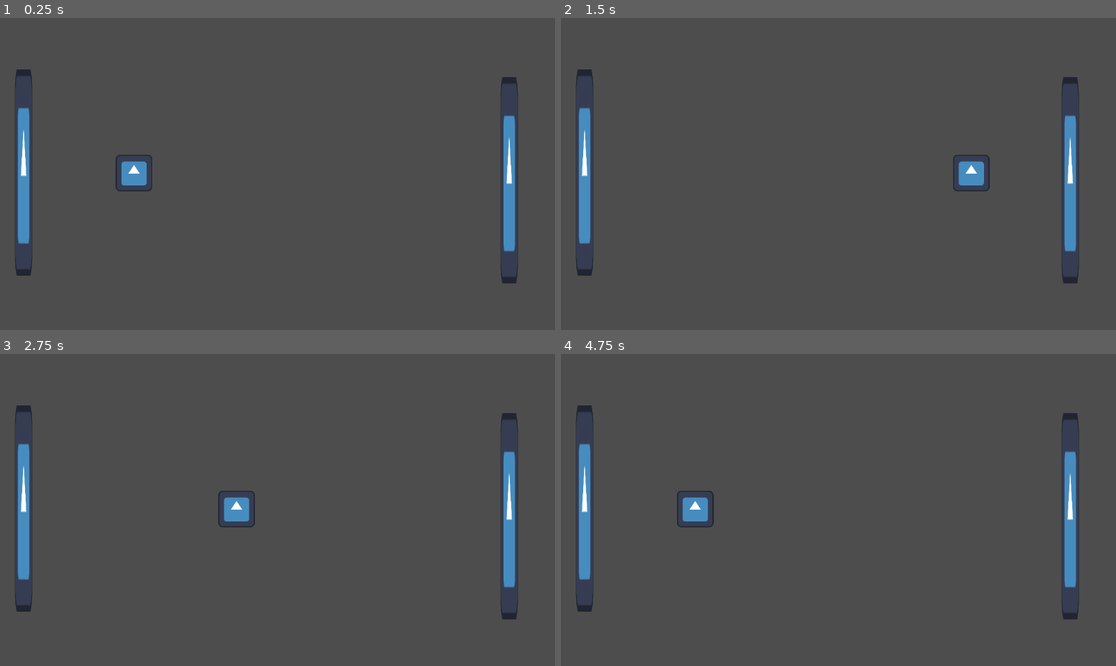
Above: before the commit, frames 1-4 (two rows, left to right).
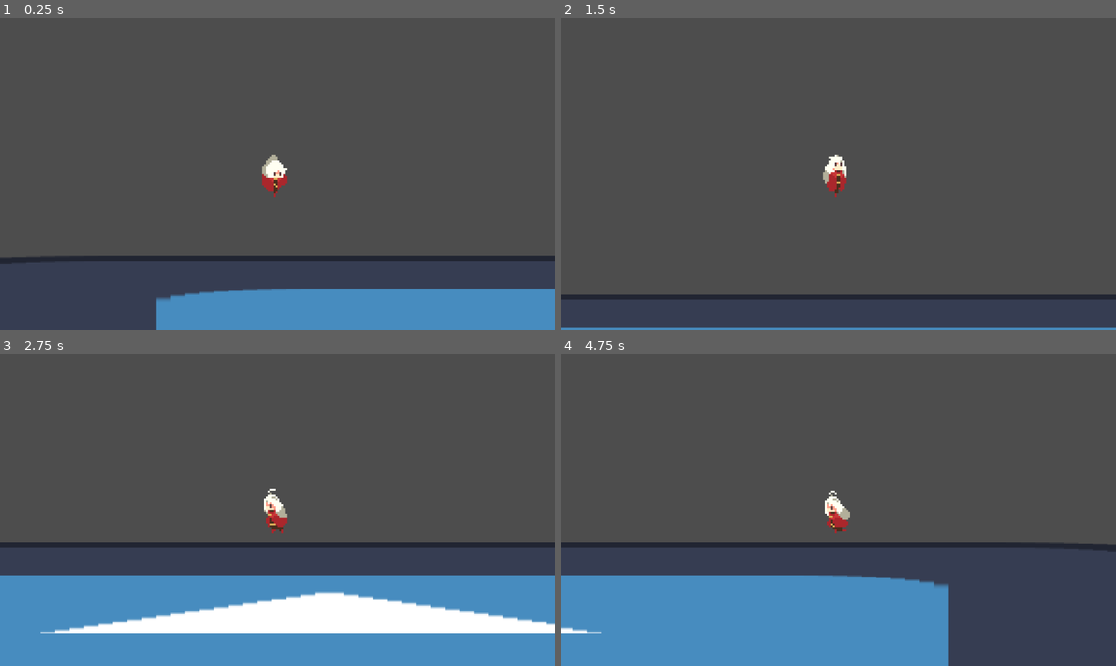
Above: after the commit, the same moments.

Repository: NoelKTheBest/orb-platformer
Game: Godot game, scene res://main.tscn
Two runs of this game, one before a commit and one after it. Both use one fixed random seed, a clock stepped at 60 frames per second and the inputs below. The engine's default icon, where the game draws it, is replaced by a stand-in: a white triangle on a blue panel in a dark square.
Inputs:
- Up to frame 1 (0.25 s): no input
- Up to frame 2 (1.5 s): tap Enter (ui_accept) at 0.5, 0.6, 0.77, 1.07, 1.35 s; hold Right (ui_right) from 0.53 s (still down)
- Up to frame 3 (2.75 s): tap Enter (ui_accept) at 1.52, 1.82, 2.1 s; release Right (ui_right) at 2.03 s; hold Left (ui_left) from 2.03 s (still down)
- Up to frame 4 (4.75 s): release Left (ui_left) at 2.78 s; hold Right (ui_right) 2.78-4.28 s; tap Enter (ui_accept) at 2.85, 3.02, 3.32, 3.6, 3.77, 4.07, 4.35, 4.52 s; hold Left (ui_left) from 4.28 s (still down)

The runs differ from the first frame. In frame 1, 14% of the frame differs, in the area x 0-100%, y 16-100%; in frame 2, 6.0%; in frame 3, 34%; in frame 4, 25%.

Commit message:
add enemy scene and red animations

Diff:
--- a/open-the-portal/Player.tscn
+++ /dev/null
@@ -1,14 +0,0 @@
-[gd_scene load_steps=2 format=3 uid="uid://c315v4sddvhwd"]
-
-[sub_resource type="CapsuleShape2D" id="CapsuleShape2D_g2dcj"]
-
-[node name="CharacterBody2D" type="CharacterBody2D"]
-
-[node name="CollisionShape2D" type="CollisionShape2D" parent="."]
-shape = SubResource("CapsuleShape2D_g2dcj")
-
-[node name="Sprite2D" type="Sprite2D" parent="."]
-
-[node name="AnimationPlayer" type="AnimationPlayer" parent="."]
-
-[node name="AnimationTree" type="AnimationTree" parent="."]
--- a/open-the-portal/main.tscn
+++ b/open-the-portal/main.tscn
@@ -1,7 +1,8 @@
-[gd_scene load_steps=7 format=3 uid="uid://c1dlu44lvgmwj"]
+[gd_scene load_steps=9 format=3 uid="uid://c1dlu44lvgmwj"]
 
-[ext_resource type="PackedScene" uid="uid://dmatmww6hklyv" path="res://orb.tscn" id="1_qgy8r"]
+[ext_resource type="PackedScene" uid="uid://dmatmww6hklyv" path="res://scenes/orb.tscn" id="1_qgy8r"]
 [ext_resource type="Texture2D" uid="uid://dct2g56wac3j3" path="res://icon.svg" id="1_wnmn8"]
+[ext_resource type="PackedScene" uid="uid://c315v4sddvhwd" path="res://scenes/Player.tscn" id="3_nk5g0"]
 
 [sub_resource type="PhysicsMaterial" id="PhysicsMaterial_woefi"]
 friction = 0.0
@@ -17,6 +18,8 @@
 [sub_resource type="PhysicsMaterial" id="PhysicsMaterial_d3q73"]
 friction = 0.0
 bounce = 1.0
+
+[sub_resource type="RectangleShape2D" id="RectangleShape2D_3cqfl"]
 
 [node name="Node2D" type="Node2D"]
 
@@ -53,8 +56,21 @@
 gravity_scale = 0.0
 contact_monitor = true
 max_contacts_reported = 1
-linear_velocity = Vector2(500, 0)
 launch_vector = Vector2(100, 0)
+
+[node name="StaticBody2D3" type="StaticBody2D" parent="."]
+position = Vector2(556, 579)
+scale = Vector2(48, 4.96)
+
+[node name="CollisionShape2D" type="CollisionShape2D" parent="StaticBody2D3"]
+shape = SubResource("RectangleShape2D_3cqfl")
+
+[node name="Sprite2D" type="Sprite2D" parent="StaticBody2D3"]
+scale = Vector2(0.15625, 0.144909)
+texture = ExtResource("1_wnmn8")
+
+[node name="CharacterBody2D" parent="." instance=ExtResource("3_nk5g0")]
+position = Vector2(289, 462)
 
 [connection signal="body_entered" from="RigidBody2D" to="RigidBody2D" method="_on_body_entered"]
 [connection signal="body_shape_entered" from="RigidBody2D" to="RigidBody2D" method="_on_body_shape_entered"]
--- a/open-the-portal/project.godot
+++ b/open-the-portal/project.godot
@@ -19,6 +19,14 @@
 
 window/size/initial_position_type=2
 
+[input]
+
+fire={
+"deadzone": 0.5,
+"events": [Object(InputEventKey,"resource_local_to_scene":false,"resource_name":"","device":-1,"window_id":0,"alt_pressed":false,"shift_pressed":false,"ctrl_pressed":false,"meta_pressed":false,"pressed":false,"keycode":0,"physical_keycode":70,"key_label":0,"unicode":102,"location":0,"echo":false,"script":null)
+]
+}
+
 [layer_names]
 
 2d_physics/layer_1="Player"
@@ -30,5 +38,6 @@
 
 [rendering]
 
+textures/canvas_textures/default_texture_filter=0
 renderer/rendering_method="gl_compatibility"
 renderer/rendering_method.mobile="gl_compatibility"
--- /dev/null
+++ b/open-the-portal/scenes/Player.tscn
@@ -0,0 +1,307 @@
+[gd_scene load_steps=15 format=3 uid="uid://c315v4sddvhwd"]
+
+[ext_resource type="Script" path="res://scripts/player.gd" id="1_ft8op"]
+[ext_resource type="Texture2D" uid="uid://cksgf4ashlugy" path="res://@Platformer/Idle.png" id="2_4sedk"]
+[ext_resource type="Texture2D" uid="uid://dfxqj7sv1fc7d" path="res://@Platformer/Walk.png" id="3_qyj3w"]
+[ext_resource type="Texture2D" uid="uid://bvppc2fb0sq4e" path="res://@Platformer/Bow Attack.png" id="4_us3ce"]
+[ext_resource type="Texture2D" uid="uid://dht3pa203ok2s" path="res://@Platformer/Jump.png" id="5_q4yl4"]
+[ext_resource type="Texture2D" uid="uid://clj2i4aoa50bj" path="res://@Platformer/Fall.png" id="6_4rwxk"]
+
+[sub_resource type="CapsuleShape2D" id="CapsuleShape2D_g2dcj"]
+height = 26.0
+
+[sub_resource type="Animation" id="Animation_g4peo"]
+length = 0.001
+tracks/0/type = "value"
+tracks/0/imported = false
+tracks/0/enabled = true
+tracks/0/path = NodePath("Sprite2D:texture")
+tracks/0/interp = 1
+tracks/0/loop_wrap = true
+tracks/0/keys = {
+"times": PackedFloat32Array(0),
+"transitions": PackedFloat32Array(1),
+"update": 1,
+"values": [ExtResource("2_4sedk")]
+}
+tracks/1/type = "value"
+tracks/1/imported = false
+tracks/1/enabled = true
+tracks/1/path = NodePath("Sprite2D:hframes")
+tracks/1/interp = 1
+tracks/1/loop_wrap = true
+tracks/1/keys = {
+"times": PackedFloat32Array(0),
+"transitions": PackedFloat32Array(1),
+"update": 1,
+"values": [5]
+}
+tracks/2/type = "value"
+tracks/2/imported = false
+tracks/2/enabled = true
+tracks/2/path = NodePath("Sprite2D:frame")
+tracks/2/interp = 1
+tracks/2/loop_wrap = true
+tracks/2/keys = {
+"times": PackedFloat32Array(0),
+"transitions": PackedFloat32Array(1),
+"update": 1,
+"values": [0]
+}
+tracks/3/type = "value"
+tracks/3/imported = false
+tracks/3/enabled = true
+tracks/3/path = NodePath("Sprite2D:position")
+tracks/3/interp = 1
+tracks/3/loop_wrap = true
+tracks/3/keys = {
+"times": PackedFloat32Array(0),
+"transitions": PackedFloat32Array(1),
+"update": 0,
+"values": [Vector2(0, 5)]
+}
+
+[sub_resource type="Animation" id="Animation_jxu04"]
+resource_name = "fall"
+length = 0.4
+loop_mode = 1
+tracks/0/type = "value"
+tracks/0/imported = false
+tracks/0/enabled = true
+tracks/0/path = NodePath("Sprite2D:texture")
+tracks/0/interp = 1
+tracks/0/loop_wrap = true
+tracks/0/keys = {
+"times": PackedFloat32Array(0),
+"transitions": PackedFloat32Array(1),
+"update": 1,
+"values": [ExtResource("6_4rwxk")]
+}
+tracks/1/type = "value"
+tracks/1/imported = false
+tracks/1/enabled = true
+tracks/1/path = NodePath("Sprite2D:hframes")
+tracks/1/interp = 1
+tracks/1/loop_wrap = true
+tracks/1/keys = {
+"times": PackedFloat32Array(0),
+"transitions": PackedFloat32Array(1),
+"update": 1,
+"values": [4]
+}
+tracks/2/type = "value"
+tracks/2/imported = false
+tracks/2/enabled = true
+tracks/2/path = NodePath("Sprite2D:frame")
+tracks/2/interp = 1
+tracks/2/loop_wrap = true
+tracks/2/keys = {
+"times": PackedFloat32Array(0, 0.1, 0.2, 0.3),
+"transitions": PackedFloat32Array(1, 1, 1, 1),
+"update": 1,
+"values": [0, 1, 2, 3]
+}
+
+[sub_resource type="Animation" id="Animation_2ke4t"]
+resource_name = "idle"
+length = 0.5
+loop_mode = 1
+tracks/0/type = "value"
+tracks/0/imported = false
+tracks/0/enabled = true
+tracks/0/path = NodePath("Sprite2D:texture")
+tracks/0/interp = 1
+tracks/0/loop_wrap = true
+tracks/0/keys = {
+"times": PackedFloat32Array(0),
+"transitions": PackedFloat32Array(1),
+"update": 1,
+"values": [ExtResource("2_4sedk")]
+}
+tracks/1/type = "value"
+tracks/1/imported = false
+tracks/1/enabled = true
+tracks/1/path = NodePath("Sprite2D:hframes")
+tracks/1/interp = 1
+tracks/1/loop_wrap = true
+tracks/1/keys = {
+"times": PackedFloat32Array(0),
+"transitions": PackedFloat32Array(1),
+"update": 1,
+"values": [5]
+}
+tracks/2/type = "value"
+tracks/2/imported = false
+tracks/2/enabled = true
+tracks/2/path = NodePath("Sprite2D:frame")
+tracks/2/interp = 1
+tracks/2/loop_wrap = true
+tracks/2/keys = {
+"times": PackedFloat32Array(0, 0.1, 0.2, 0.3, 0.4),
+"transitions": PackedFloat32Array(1, 1, 1, 1, 1),
+"update": 1,
+"values": [0, 1, 2, 3, 4]
+}
+tracks/3/type = "value"
+tracks/3/imported = false
+tracks/3/enabled = true
+tracks/3/path = NodePath("Sprite2D:position")
+tracks/3/interp = 1
+tracks/3/loop_wrap = true
+tracks/3/keys = {
+"times": PackedFloat32Array(0),
+"transitions": PackedFloat32Array(1),
+"update": 0,
+"values": [Vector2(0, 5)]
+}
+
+[sub_resource type="Animation" id="Animation_efl2j"]
+resource_name = "jump"
+length = 0.4
+loop_mode = 1
+tracks/0/type = "value"
+tracks/0/imported = false
+tracks/0/enabled = true
+tracks/0/path = NodePath("Sprite2D:texture")
+tracks/0/interp = 1
+tracks/0/loop_wrap = true
+tracks/0/keys = {
+"times": PackedFloat32Array(0),
+"transitions": PackedFloat32Array(1),
+"update": 1,
+"values": [ExtResource("5_q4yl4")]
+}
+tracks/1/type = "value"
+tracks/1/imported = false
+tracks/1/enabled = true
+tracks/1/path = NodePath("Sprite2D:hframes")
+tracks/1/interp = 1
+tracks/1/loop_wrap = true
+tracks/1/keys = {
+"times": PackedFloat32Array(0),
+"transitions": PackedFloat32Array(1),
+"update": 1,
+"values": [4]
+}
+tracks/2/type = "value"
+tracks/2/imported = false
+tracks/2/enabled = true
+tracks/2/path = NodePath("Sprite2D:frame")
+tracks/2/interp = 1
+tracks/2/loop_wrap = true
+tracks/2/keys = {
+"times": PackedFloat32Array(0, 0.1, 0.2, 0.3),
+"transitions": PackedFloat32Array(1, 1, 1, 1),
+"update": 1,
+"values": [0, 1, 2, 3]
+}
+
+[sub_resource type="Animation" id="Animation_fkivj"]
+resource_name = "run"
+length = 0.6
+loop_mode = 1
+tracks/0/type = "value"
+tracks/0/imported = false
+tracks/0/enabled = true
+tracks/0/path = NodePath("Sprite2D:texture")
+tracks/0/interp = 1
+tracks/0/loop_wrap = true
+tracks/0/keys = {
+"times": PackedFloat32Array(0),
+"transitions": PackedFloat32Array(1),
+"update": 1,
+"values": [ExtResource("3_qyj3w")]
+}
+tracks/1/type = "value"
+tracks/1/imported = false
+tracks/1/enabled = true
+tracks/1/path = NodePath("Sprite2D:hframes")
+tracks/1/interp = 1
+tracks/1/loop_wrap = true
+tracks/1/keys = {
+"times": PackedFloat32Array(0),
+"transitions": PackedFloat32Array(1),
+"update": 1,
+"values": [6]
+}
+tracks/2/type = "value"
+tracks/2/imported = false
+tracks/2/enabled = true
+tracks/2/path = NodePath("Sprite2D:frame")
+tracks/2/interp = 1
+tracks/2/loop_wrap = true
+tracks/2/keys = {
+"times": PackedFloat32Array(0, 0.1, 0.2, 0.3, 0.4, 0.5),
+"transitions": PackedFloat32Array(1, 1, 1, 1, 1, 1),
+"update": 1,
+"values": [0, 1, 2, 3, 4, 5]
+}
+
+[sub_resource type="Animation" id="Animation_aob03"]
+resource_name = "shoot_orb"
+length = 0.5
+tracks/0/type = "value"
+tracks/0/imported = false
+tracks/0/enabled = true
+tracks/0/path = NodePath("Sprite2D:texture")
+tracks/0/interp = 1
+tracks/0/loop_wrap = true
+tracks/0/keys = {
+"times": PackedFloat32Array(0),
+"transitions": PackedFloat32Array(1),
+"update": 1,
+"values": [ExtResource("4_us3ce")]
+}
+tracks/1/type = "value"
+tracks/1/imported = false
+tracks/1/enabled = true
+tracks/1/path = NodePath("Sprite2D:hframes")
+tracks/1/interp = 1
+tracks/1/loop_wrap = true
+tracks/1/keys = {
+"times": PackedFloat32Array(0),
+"transitions": PackedFloat32Array(1),
+"update": 1,
+"values": [5]
+}
+tracks/2/type = "value"
+tracks/2/imported = false
+tracks/2/enabled = true
+tracks/2/path = NodePath("Sprite2D:frame")
+tracks/2/interp = 1
+tracks/2/loop_wrap = true
+tracks/2/keys = {
+"times": PackedFloat32Array(0, 0.1, 0.2, 0.3, 0.4),
+"transitions": PackedFloat32Array(1, 1, 1, 1, 1),
+"update": 1,
+"values": [0, 1, 2, 3, 4]
+}
+
+[sub_resource type="AnimationLibrary" id="AnimationLibrary_wdrn2"]
+_data = {
+"RESET": SubResource("Animation_g4peo"),
+"fall": SubResource("Animation_jxu04"),
+"idle": SubResource("Animation_2ke4t"),
+"jump": SubResource("Animation_efl2j"),
+"run": SubResource("Animation_fkivj"),
+"shoot orb": SubResource("Animation_aob03")
+}
+
+[node name="CharacterBody2D" type="CharacterBody2D"]
+script = ExtResource("1_ft8op")
+
+[node name="CollisionShape2D" type="CollisionShape2D" parent="."]
+shape = SubResource("CapsuleShape2D_g2dcj")
+
+[node name="Sprite2D" type="Sprite2D" parent="."]
+position = Vector2(0, 5)
+texture = ExtResource("6_4rwxk")
+hframes = 4
+
+[node name="AnimationPlayer" type="AnimationPlayer" parent="."]
+libraries = {
+"Player_Movement": SubResource("AnimationLibrary_wdrn2")
+}
+
+[node name="Camera2D" type="Camera2D" parent="."]
+zoom = Vector2(4, 4)
--- /dev/null
+++ b/open-the-portal/scenes/TestEnemy.tscn
@@ -0,0 +1,311 @@
+[gd_scene load_steps=15 format=3 uid="uid://b2ius7ny1cpy5"]
+
+[ext_resource type="Texture2D" uid="uid://cksgf4ashlugy" path="res://@Platformer/Idle.png" id="2_yv8y2"]
+[ext_resource type="Texture2D" uid="uid://dfxqj7sv1fc7d" path="res://@Platformer/Walk.png" id="3_7ckaw"]
+[ext_resource type="Texture2D" uid="uid://bvppc2fb0sq4e" path="res://@Platformer/Bow Attack.png" id="4_fae76"]
+[ext_resource type="Texture2D" uid="uid://dht3pa203ok2s" path="res://@Platformer/Jump.png" id="5_mfgkr"]
+[ext_resource type="Texture2D" uid="uid://clj2i4aoa50bj" path="res://@Platformer/Fall.png" id="6_1sm64"]
+
+[sub_resource type="CapsuleShape2D" id="CapsuleShape2D_g2dcj"]
+height = 26.0
+
+[sub_resource type="Animation" id="Animation_2ke4t"]
+resource_name = "idle"
+length = 0.5
+loop_mode = 1
+tracks/0/type = "value"
+tracks/0/imported = false
+tracks/0/enabled = true
+tracks/0/path = NodePath("Sprite2D:texture")
+tracks/0/interp = 1
+tracks/0/loop_wrap = true
+tracks/0/keys = {
+"times": PackedFloat32Array(0),
+"transitions": PackedFloat32Array(1),
+"update": 1,
+"values": [ExtResource("2_yv8y2")]
+}
+tracks/1/type = "value"
+tracks/1/imported = false
+tracks/1/enabled = true
+tracks/1/path = NodePath("Sprite2D:hframes")
+tracks/1/interp = 1
+tracks/1/loop_wrap = true
+tracks/1/keys = {
+"times": PackedFloat32Array(0),
+"transitions": PackedFloat32Array(1),
+"update": 1,
+"values": [5]
+}
+tracks/2/type = "value"
+tracks/2/imported = false
+tracks/2/enabled = true
+tracks/2/path = NodePath("Sprite2D:frame")
+tracks/2/interp = 1
+tracks/2/loop_wrap = true
+tracks/2/keys = {
+"times": PackedFloat32Array(0, 0.1, 0.2, 0.3, 0.4),
+"transitions": PackedFloat32Array(1, 1, 1, 1, 1),
+"update": 1,
+"values": [0, 1, 2, 3, 4]
+}
+tracks/3/type = "value"
+tracks/3/imported = false
+tracks/3/enabled = true
+tracks/3/path = NodePath("Sprite2D:position")
+tracks/3/interp = 1
+tracks/3/loop_wrap = true
+tracks/3/keys = {
+"times": PackedFloat32Array(0),
+"transitions": PackedFloat32Array(1),
+"update": 0,
+"values": [Vector2(0, 5)]
+}
+
+[sub_resource type="Animation" id="Animation_g4peo"]
+length = 0.001
+tracks/0/type = "value"
+tracks/0/imported = false
+tracks/0/enabled = true
+tracks/0/path = NodePath("Sprite2D:texture")
+tracks/0/interp = 1
+tracks/0/loop_wrap = true
+tracks/0/keys = {
+"times": PackedFloat32Array(0),
+"transitions": PackedFloat32Array(1),
+"update": 1,
+"values": [ExtResource("2_yv8y2")]
+}
+tracks/1/type = "value"
+tracks/1/imported = false
+tracks/1/enabled = true
+tracks/1/path = NodePath("Sprite2D:hframes")
+tracks/1/interp = 1
+tracks/1/loop_wrap = true
+tracks/1/keys = {
+"times": PackedFloat32Array(0),
+"transitions": PackedFloat32Array(1),
+"update": 1,
+"values": [5]
+}
+tracks/2/type = "value"
+tracks/2/imported = false
+tracks/2/enabled = true
+tracks/2/path = NodePath("Sprite2D:frame")
+tracks/2/interp = 1
+tracks/2/loop_wrap = true
+tracks/2/keys = {
+"times": PackedFloat32Array(0),
+"transitions": PackedFloat32Array(1),
+"update": 1,
+"values": [0]
+}
+tracks/3/type = "value"
+tracks/3/imported = false
+tracks/3/enabled = true
+tracks/3/path = NodePath("Sprite2D:position")
+tracks/3/interp = 1
+tracks/3/loop_wrap = true
+tracks/3/keys = {
+"times": PackedFloat32Array(0),
+"transitions": PackedFloat32Array(1),
+"update": 0,
+"values": [Vector2(0, 5)]
+}
+
+[sub_resource type="Animation" id="Animation_fkivj"]
+resource_name = "run"
+length = 0.6
+loop_mode = 1
+tracks/0/type = "value"
+tracks/0/imported = false
+tracks/0/enabled = true
+tracks/0/path = NodePath("Sprite2D:texture")
+tracks/0/interp = 1
+tracks/0/loop_wrap = true
+tracks/0/keys = {
+"times": PackedFloat32Array(0),
+"transitions": PackedFloat32Array(1),
+"update": 1,
+"values": [ExtResource("3_7ckaw")]
+}
+tracks/1/type = "value"
+tracks/1/imported = false
+tracks/1/enabled = true
+tracks/1/path = NodePath("Sprite2D:hframes")
+tracks/1/interp = 1
+tracks/1/loop_wrap = true
+tracks/1/keys = {
+"times": PackedFloat32Array(0),
+"transitions": PackedFloat32Array(1),
+"update": 1,
+"values": [6]
+}
+tracks/2/type = "value"
+tracks/2/imported = false
+tracks/2/enabled = true
+tracks/2/path = NodePath("Sprite2D:frame")
+tracks/2/interp = 1
+tracks/2/loop_wrap = true
+tracks/2/keys = {
+"times": PackedFloat32Array(0, 0.1, 0.2, 0.3, 0.4, 0.5),
+"transitions": PackedFloat32Array(1, 1, 1, 1, 1, 1),
+"update": 1,
+"values": [0, 1, 2, 3, 4, 5]
+}
+
+[sub_resource type="Animation" id="Animation_aob03"]
+resource_name = "shoot_orb"
+length = 0.5
+tracks/0/type = "value"
+tracks/0/imported = false
+tracks/0/enabled = true
+tracks/0/path = NodePath("Sprite2D:texture")
+tracks/0/interp = 1
+tracks/0/loop_wrap = true
+tracks/0/keys = {
+"times": PackedFloat32Array(0),
+"transitions": PackedFloat32Array(1),
+"update": 1,
+"values": [ExtResource("4_fae76")]
+}
+tracks/1/type = "value"
+tracks/1/imported = false
+tracks/1/enabled = true
+tracks/1/path = NodePath("Sprite2D:hframes")
+tracks/1/interp = 1
+tracks/1/loop_wrap = true
+tracks/1/keys = {
+"times": PackedFloat32Array(0),
+"transitions": PackedFloat32Array(1),
+"update": 1,
+"values": [5]
+}
+tracks/2/type = "value"
+tracks/2/imported = false
+tracks/2/enabled = true
+tracks/2/path = NodePath("Sprite2D:frame")
+tracks/2/interp = 1
+tracks/2/loop_wrap = true
+tracks/2/keys = {
+"times": PackedFloat32Array(0, 0.1, 0.2, 0.3, 0.4),
+"transitions": PackedFloat32Array(1, 1, 1, 1, 1),
+"update": 1,
+"values": [0, 1, 2, 3, 4]
+}
+
+[sub_resource type="Animation" id="Animation_efl2j"]
+resource_name = "jump"
+length = 0.4
+loop_mode = 1
+tracks/0/type = "value"
+tracks/0/imported = false
+tracks/0/enabled = true
+tracks/0/path = NodePath("Sprite2D:texture")
+tracks/0/interp = 1
+tracks/0/loop_wrap = true
+tracks/0/keys = {
+"times": PackedFloat32Array(0),
+"transitions": PackedFloat32Array(1),
+"update": 1,
+"values": [ExtResource("5_mfgkr")]
+}
+tracks/1/type = "value"
+tracks/1/imported = false
+tracks/1/enabled = true
+tracks/1/path = NodePath("Sprite2D:hframes")
+tracks/1/interp = 1
+tracks/1/loop_wrap = true
+tracks/1/keys = {
+"times": PackedFloat32Array(0),
+"transitions": PackedFloat32Array(1),
+"update": 1,
+"values": [4]
+}
+tracks/2/type = "value"
+tracks/2/imported = false
+tracks/2/enabled = true
+tracks/2/path = NodePath("Sprite2D:frame")
+tracks/2/interp = 1
+tracks/2/loop_wrap = true
+tracks/2/keys = {
+"times": PackedFloat32Array(0, 0.1, 0.2, 0.3),
+"transitions": PackedFloat32Array(1, 1, 1, 1),
+"update": 1,
+"values": [0, 1, 2, 3]
+}
+
+[sub_resource type="Animation" id="Animation_jxu04"]
+resource_name = "fall"
+length = 0.4
+loop_mode = 1
+tracks/0/type = "value"
+tracks/0/imported = false
+tracks/0/enabled = true
+tracks/0/path = NodePath("Sprite2D:texture")
+tracks/0/interp = 1
+tracks/0/loop_wrap = true
+tracks/0/keys = {
+"times": PackedFloat32Array(0),
+"transitions": PackedFloat32Array(1),
+"update": 1,
+"values": [ExtResource("6_1sm64")]
+}
+tracks/1/type = "value"
+tracks/1/imported = false
+tracks/1/enabled = true
+tracks/1/path = NodePath("Sprite2D:hframes")
+tracks/1/interp = 1
+tracks/1/loop_wrap = true
+tracks/1/keys = {
+"times": PackedFloat32Array(0),
+"transitions": PackedFloat32Array(1),
+"update": 1,
+"values": [4]
+}
+tracks/2/type = "value"
+tracks/2/imported = false
+tracks/2/enabled = true
+tracks/2/path = NodePath("Sprite2D:frame")
+tracks/2/interp = 1
+tracks/2/loop_wrap = true
+tracks/2/keys = {
+"times": PackedFloat32Array(0, 0.1, 0.2, 0.3),
+"transitions": PackedFloat32Array(1, 1, 1, 1),
+"update": 1,
+"values": [0, 1, 2, 3]
+}
+
+[sub_resource type="AnimationLibrary" id="AnimationLibrary_wdrn2"]
+_data = {
+"RESET": SubResource("Animation_g4peo"),
+"fall": SubResource("Animation_jxu04"),
+"idle": SubResource("Animation_2ke4t"),
+"jump": SubResource("Animation_efl2j"),
+"run": SubResource("Animation_fkivj"),
+"shoot orb": SubResource("Animation_aob03")
+}
+
+[sub_resource type="CircleShape2D" id="CircleShape2D_ndwq2"]
+radius = 64.1249
+
+[node name="CharacterBody2D" type="CharacterBody2D"]
+modulate = Color(0.532033, 0.00388608, 0.995508, 1)
+
+[node name="CollisionShape2D" type="CollisionShape2D" parent="."]
+shape = SubResource("CapsuleShape2D_g2dcj")
+
+[node name="Sprite2D" type="Sprite2D" parent="."]
+position = Vector2(0, 5)
+texture = ExtResource("2_yv8y2")
+hframes = 5
+
+[node name="AnimationPlayer" type="AnimationPlayer" parent="."]
+libraries = {
+"": SubResource("AnimationLibrary_wdrn2")
+}
+
+[node name="Area2D" type="Area2D" parent="."]
+
+[node name="CollisionShape2D" type="CollisionShape2D" parent="Area2D"]
+shape = SubResource("CircleShape2D_ndwq2")
--- a/open-the-portal/orb.tscn
+++ b/open-the-portal/scenes/orb.tscn
@@ -1,6 +1,6 @@
 [gd_scene load_steps=4 format=3 uid="uid://dmatmww6hklyv"]
 
-[ext_resource type="Script" path="res://orb.gd" id="1_5m8ip"]
+[ext_resource type="Script" path="res://scripts/orb.gd" id="1_5m8ip"]
 [ext_resource type="Texture2D" uid="uid://dct2g56wac3j3" path="res://icon.svg" id="2_yk28i"]
 
 [sub_resource type="CircleShape2D" id="CircleShape2D_jl1vc"]
--- /dev/null
+++ b/open-the-portal/scenes/test_enemy.gd
@@ -0,0 +1,15 @@
+extends CharacterBody2D
+
+
+# Called when the node enters the scene tree for the first time.
+func _ready() -> void:
+	pass # Replace with function body.
+
+
+# Called every frame. 'delta' is the elapsed time since the previous frame.
+func _process(delta: float) -> void:
+	$AnimationPlayer.play("idle")
+
+
+func _on_area_2d_body_entered(body: Node2D) -> void:
+	pass # Replace with function body.
--- /dev/null
+++ b/open-the-portal/scripts/player.gd
@@ -0,0 +1,32 @@
+extends CharacterBody2D
+
+
+const SPEED = 300.0
+const JUMP_VELOCITY = -400.0
+
+
+func _physics_process(delta: float) -> void:
+	# Add the gravity.
+	if not is_on_floor():
+		velocity += get_gravity() * delta
+
+	# Handle jump.
+	if Input.is_action_just_pressed("ui_accept") and is_on_floor():
+		velocity.y = JUMP_VELOCITY
+
+	# Get the input direction and handle the movement/deceleration.
+	# As good practice, you should replace UI actions with custom gameplay actions.
+	var direction := Input.get_axis("ui_left", "ui_right")
+	if direction:
+		velocity.x = direction * SPEED
+		if is_on_floor(): $AnimationPlayer.play("Player_Movement/run")
+	else:
+		velocity.x = move_toward(velocity.x, 0, SPEED)
+		if is_on_floor(): $AnimationPlayer.play("Player_Movement/idle")
+
+	$Sprite2D.flip_h = true if direction < 0 else false
+
+	if velocity.y == JUMP_VELOCITY: $AnimationPlayer.play("Player_Movement/jump")
+	if velocity.y > 0: $AnimationPlayer.play("Player_Movement/fall")
+
+	move_and_slide()
Binary file added: open-the-portal/@Platformer/3 Consecutive Attack.png
Not shown, added: open-the-portal/@Platformer/3 Consecutive Attack.png.import
Binary file added: open-the-portal/@Platformer/Bow Attack.png
Not shown, added: open-the-portal/@Platformer/Bow Attack.png.import
Binary file added: open-the-portal/@Platformer/Bow Charge.png
Not shown, added: open-the-portal/@Platformer/Bow Charge.png.import
Binary file added: open-the-portal/@Platformer/Dash.png
Not shown, added: open-the-portal/@Platformer/Dash.png.import
Binary file added: open-the-portal/@Platformer/Death.png
Not shown, added: open-the-portal/@Platformer/Death.png.import
Binary file added: open-the-portal/@Platformer/Fall Recover.png
Not shown, added: open-the-portal/@Platformer/Fall Recover.png.import
(and 15 more such lines)
